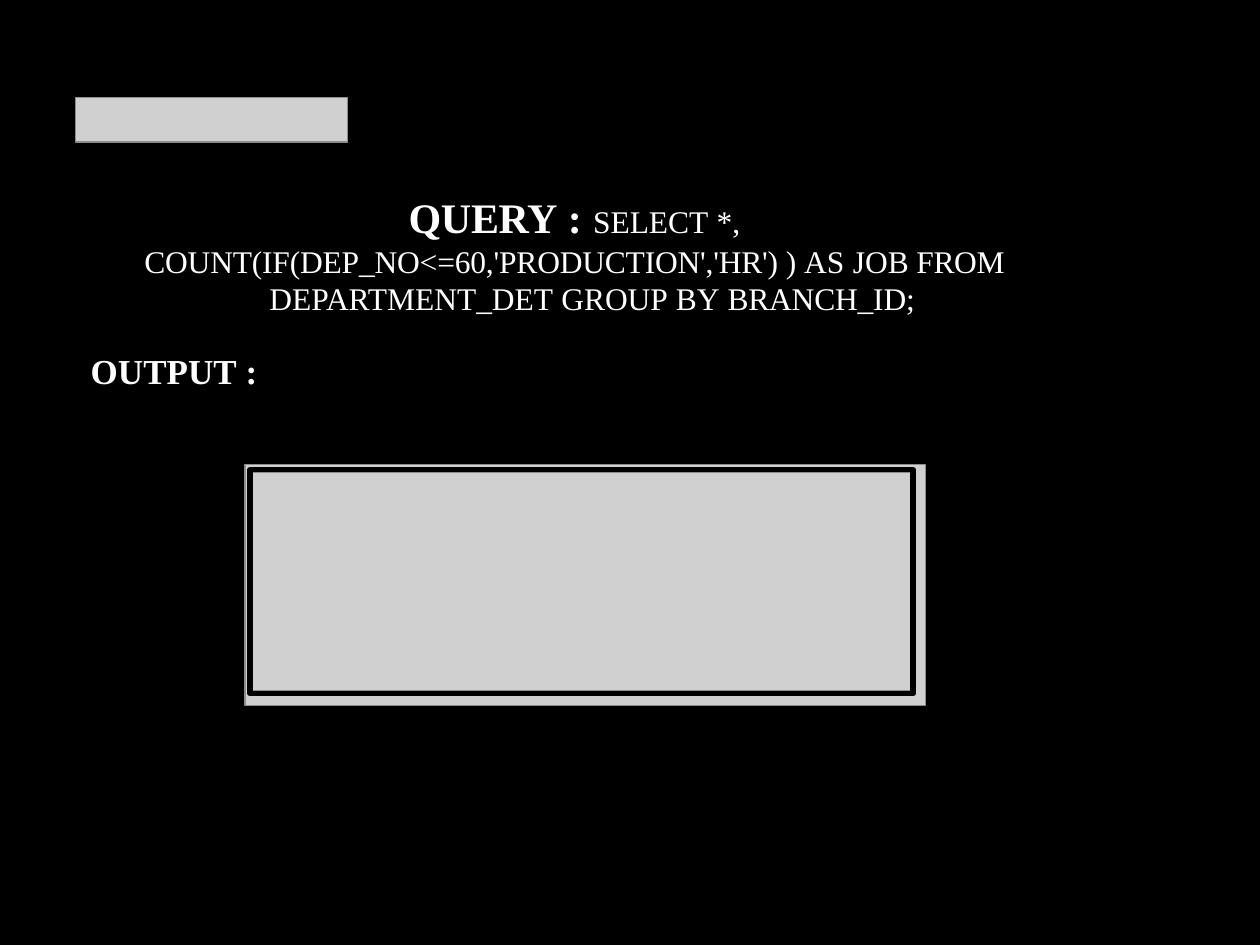
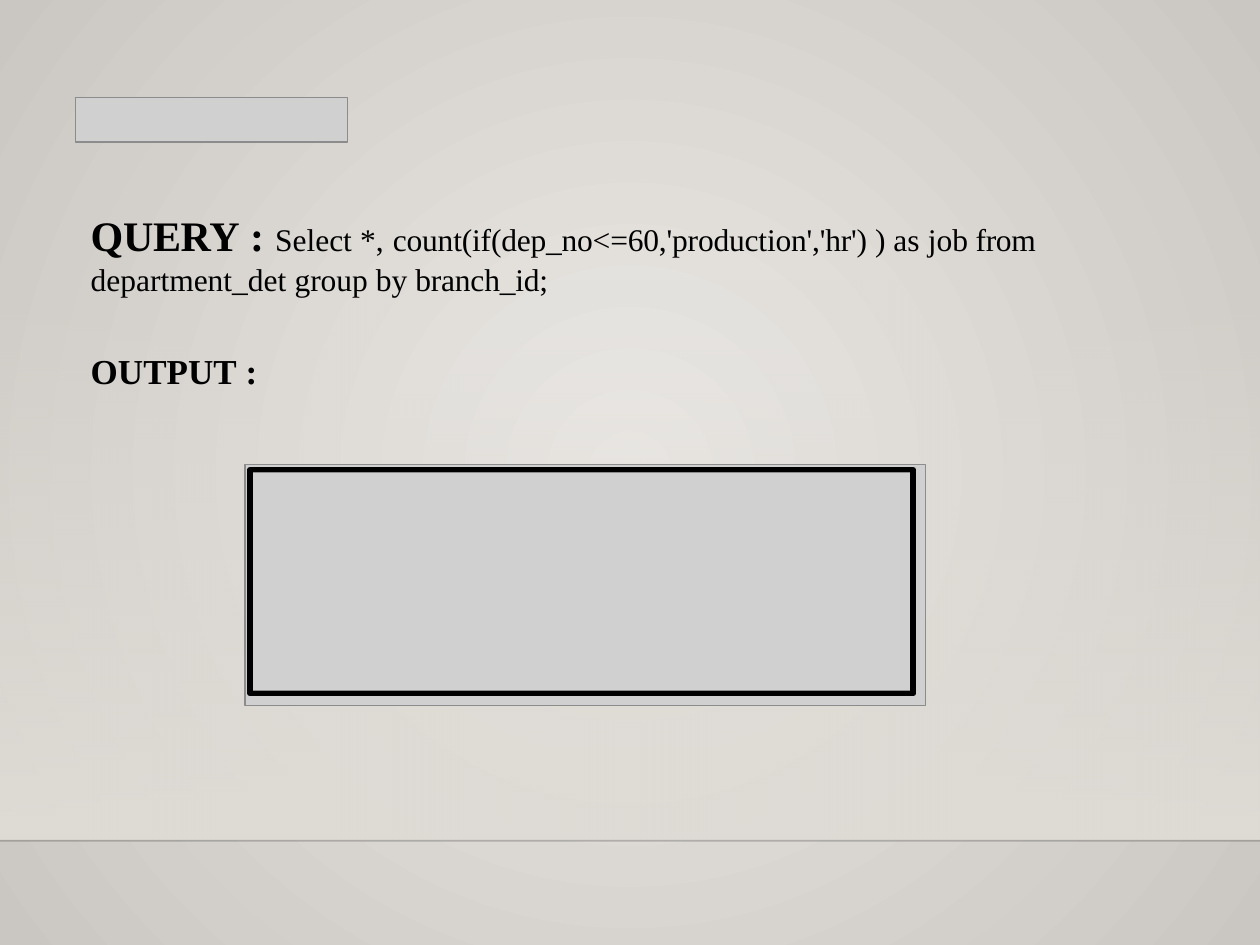
Before and after one commit to Skkishore1103/SQL-Project, a slide deck: slide 43 of Kishore S SQL Project.pptx. Drawn at 1260x945 pixels with LibreOffice and Linux fonts; fonts in the diff are those of the drawing; grey boxes stand for pictures; background and template pictures are left out. Boxes give left, top, right and bottom in pixels: in the first picture for what was removed or moved away, otherwise in the second. Text is boxed around its words. In the diff, an @@ line names an element or a change of style, - is before the commit and + after.

```diff
--- a/Kishore S SQL Project.pptx
+++ b/Kishore S SQL Project.pptx
@@ background picture (left out) to gradient #ECEAE7 to #CAC7C1 @@
@@ title "QUERY : Select *, count(if(dep_no<=60,'production','hr') ..." at bbox=[91, 223, 1036, 297]: vertical alignment middle to top @@
@@ title at bbox=[91, 223, 1036, 297]: text changed; text colour #FFFFFF to #000000 @@
-QUERY : SELECT *, COUNT(IF(DEP_NO<=60,'PRODUCTION','HR') ) AS JOB FROM
-DEPARTMENT_DET GROUP BY BRANCH_ID;
+QUERY : Select *, count(if(dep_no<=60,'production','hr') ) as job from department_det group by branch_id;
@@ rectangle added at bbox=[0, 277, 1260, 839], fill gradient #DFDBD5 @@
@@ text "OUTPUT :" at bbox=[91, 361, 237, 385]: text colour #FFFFFF to #000000 @@
@@ line added from (0, 840) to (1260, 840), #000001 1 pt @@
```
Also in this commit, not shown: 59 other slides changed.
